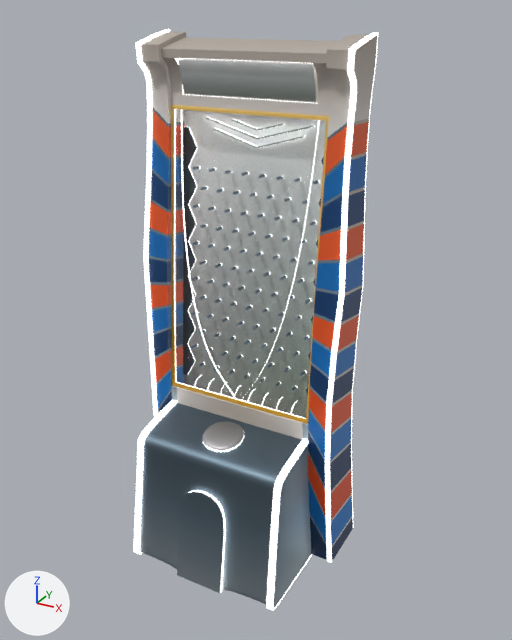
One commit to the FBX model src/Assets/3D/FBX/SM_PlinkoMachine_Model_01.fbx: the scene before it, then after it.
Before and after are seen from a 50 mm camera at (1.72, -2.93, 2.88) aimed at (0.09, 0.04, 1.4). The axes (+X, +Y, +Z) are drawn at lower left. The lights are the same throughout. Vertices at the same position are counted once.

Names of what the first picture shows: 'SM_Plinko_Mesh_01'.
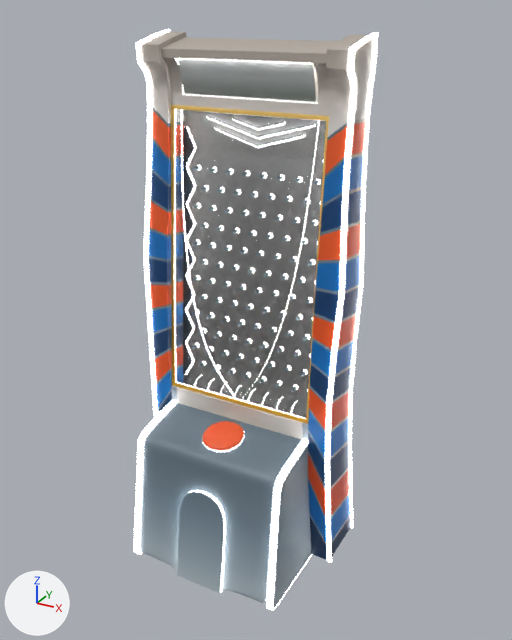
Location of each change, (x1, y1, x2, y2) in pixels of the pictures (512 x 640 px):
'SM_Plinko_Mesh_01', surface changed, reshaped: (134, 29, 378, 611) in both
part 1 of me_sm_plinko_mesh_01, cut back: before (202, 35, 378, 555); after (203, 35, 378, 556)
part 2 of me_sm_plinko_mesh_01, surface changed (grey to red): (205, 422, 241, 450) in both
part 3 of me_sm_plinko_mesh_01, recoloured: before (330, 78, 374, 561); after (348, 77, 374, 528)

The change, as a list of edits to the scene's bpy script:
```text
Change mat_m_emissive_material_01:
    mat_m_emissive_material_01.emission_strength: 2.0 -> 5.0
Change me_sm_plinko_mesh_01:
    used by ob_sm_plinko_mesh_01; location = (0.0, 0.164, -0.085)
    remove me_sm_plinko_mesh_01.from_pydata(...)  # 11407 vertices, 9986 faces; spans x -0.58..0.58, y -0.62..0.26, z 0.07..2.87
    add me_sm_plinko_mesh_01.from_pydata(...)  # 9842 vertices, 9052 faces; spans x -0.58..0.58, y -0.62..0.26, z 0.07..2.87
    me_sm_plinko_mesh_01 part 1: 423 vertices moved from x -0.58..0.58, y -0.44..0.1, z 0.09..2.68 to x -0.57..0.57, y -0.44..0.2, z 0.08..2.68; 2086 vertices removed from x -0.56..0.56, y -0.44..0.06, z 0.83..2.76; 545 vertices added at x -0.57..0.57, y -0.29..0.12, z 0.08..2.86
    me_sm_plinko_mesh_01 part 2: 158 kept faces spanning x -0.58..0.58, y -0.44..0.2, z 0.08..2.51 get new texture (UV) coordinates
    me_sm_plinko_mesh_01 part 3: 132 faces spanning x -0.58..0.58, y -0.19..0.2, z 0.08..2.68 switch from mat_m_colourpalette_material_01 (picture img_t_universuscolorpalette_basecolor_png) to mat_m_emissive_material_01 (white #e7e7e7)
```
